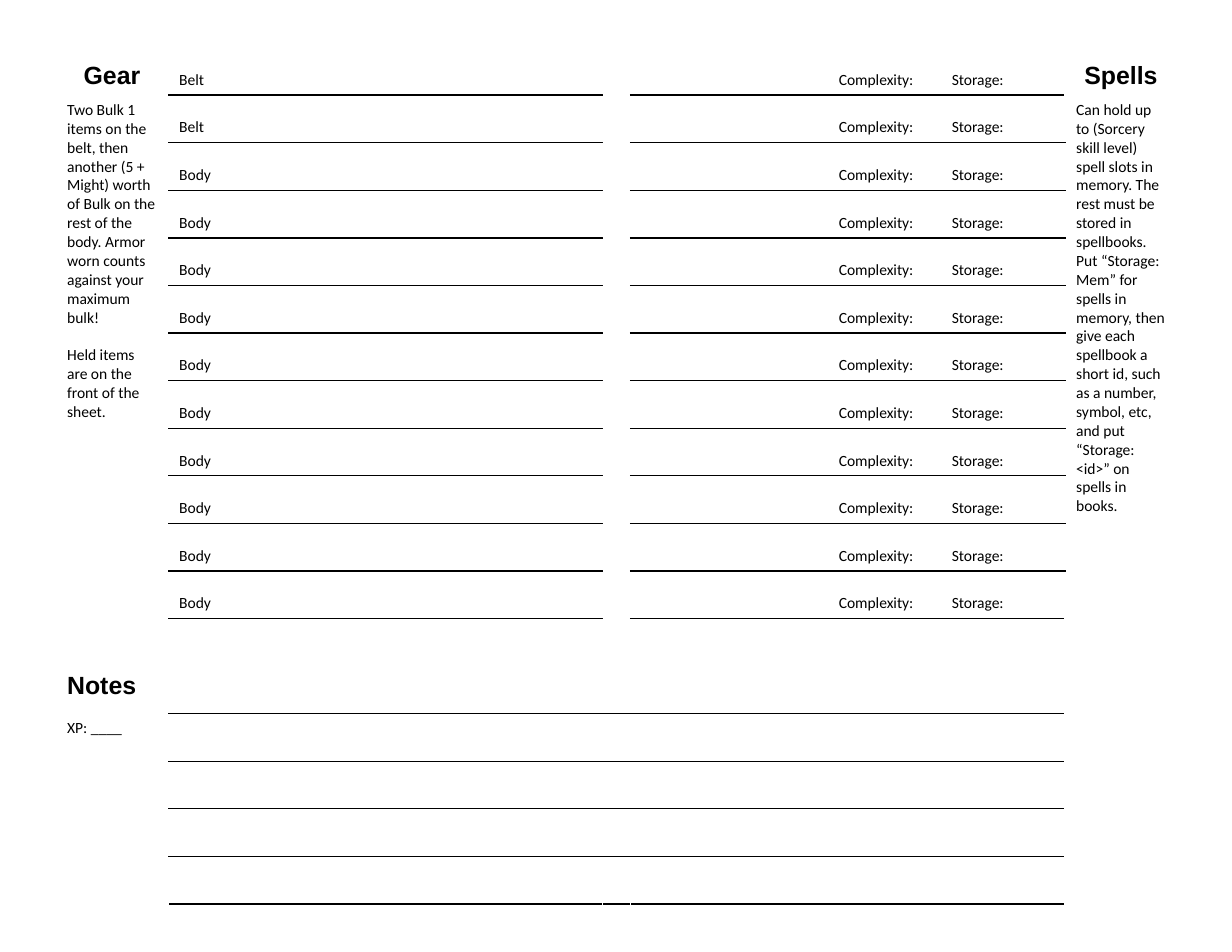
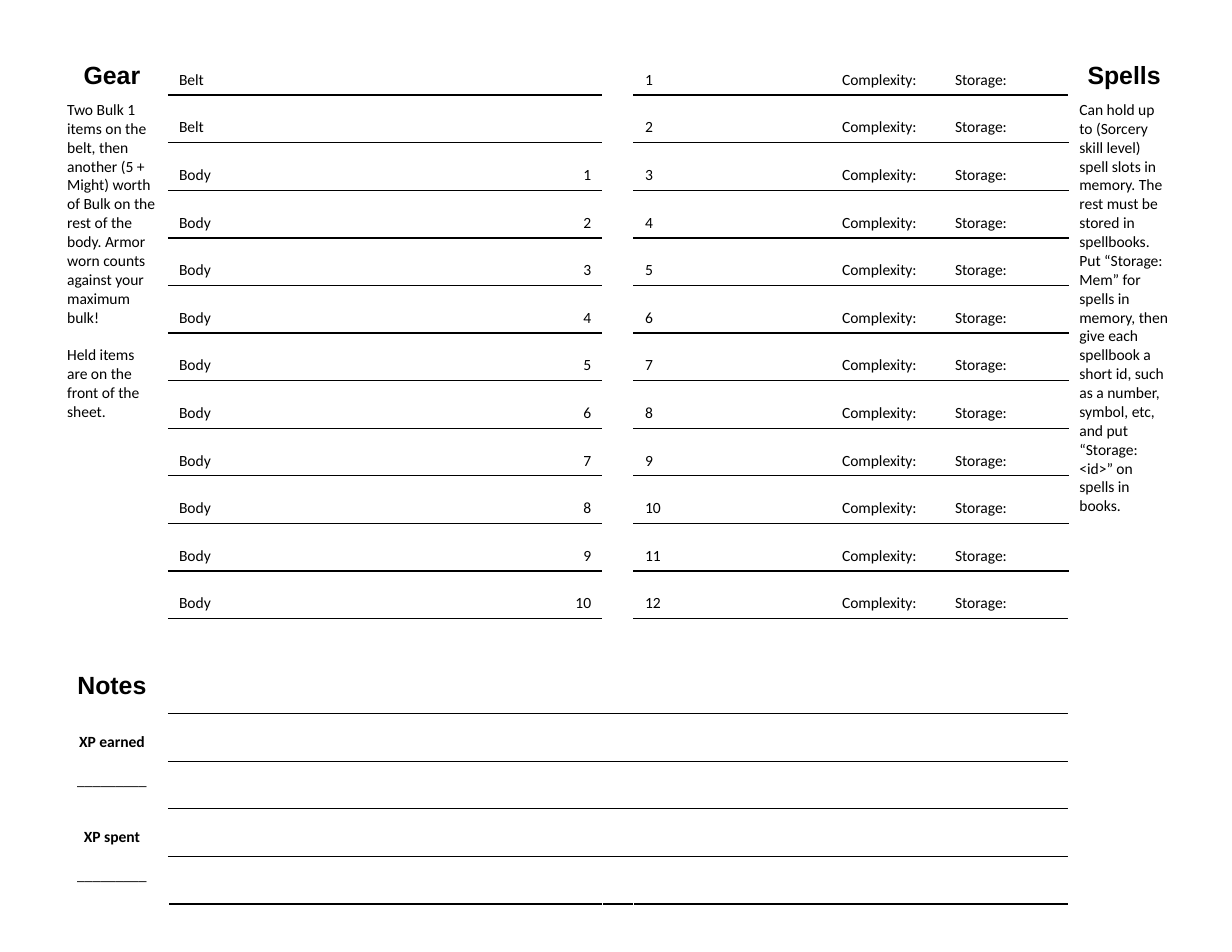
Before and after one commit to jewelpit/Ikaros, a slide deck: slide 2 of Ikaros CS.pptx. Drawn at 1232x952 pixels with LibreOffice and Linux fonts; fonts in the diff are those of the drawing. Boxes give left, top, right and bottom in pixels: in the first picture for what was removed or moved away, otherwise in the second. Text is boxed around its words. In the diff, an @@ line names an element or a change of style, - is before the commit and + after.

```diff
--- a/Ikaros CS.pptx
+++ b/Ikaros CS.pptx
@@ table at bbox=[0, 0, 1232, 952] @@
-row 2, column 6: 
+row 2, column 6: 1
-row 3, column 6: 
+row 3, column 6: 2
-row 4, column 4: 
+row 4, column 4: 1
-row 4, column 6: 
+row 4, column 6: 3
-row 5, column 4: 
+row 5, column 4: 2
-row 5, column 6: 
+row 5, column 6: 4
-row 6, column 4: 
+row 6, column 4: 3
-row 6, column 6: 
+row 6, column 6: 5
-row 7, column 4: 
+row 7, column 4: 4
-row 7, column 6: 
+row 7, column 6: 6
-row 8, column 4: 
+row 8, column 4: 5
-row 8, column 6: 
+row 8, column 6: 7
-row 9, column 4: 
+row 9, column 4: 6
-row 9, column 6: 
+row 9, column 6: 8
-row 10, column 4: 
+row 10, column 4: 7
-row 10, column 6: 
+row 10, column 6: 9
-row 11, column 4: 
+row 11, column 4: 8
-row 11, column 6: 
+row 11, column 6: 10
-row 12, column 4: 
+row 12, column 4: 9
-row 12, column 6: 
+row 12, column 6: 11
-row 13, column 4: 
+row 13, column 4: 10
-row 13, column 6: 
+row 13, column 6: 12
-row 16:  | XP: ____ |  |  |  |  |  |  |  | 
+row 16:  | XP earned / _________ |  |  |  |  |  |  |  | 
+row 17:  |  |  |  |  |  |  |  |  | 
+row 18:  | XP spent / _________ |  |  |  |  |  |  |  | 
-row 19:  |  |  |  |  |  |  |  |  | 
-row 20:  |  |  |  |  |  |  |  |  | 
@@ alignment left to centre @@
```
Also in this commit, not shown: 1 other slide changed.
